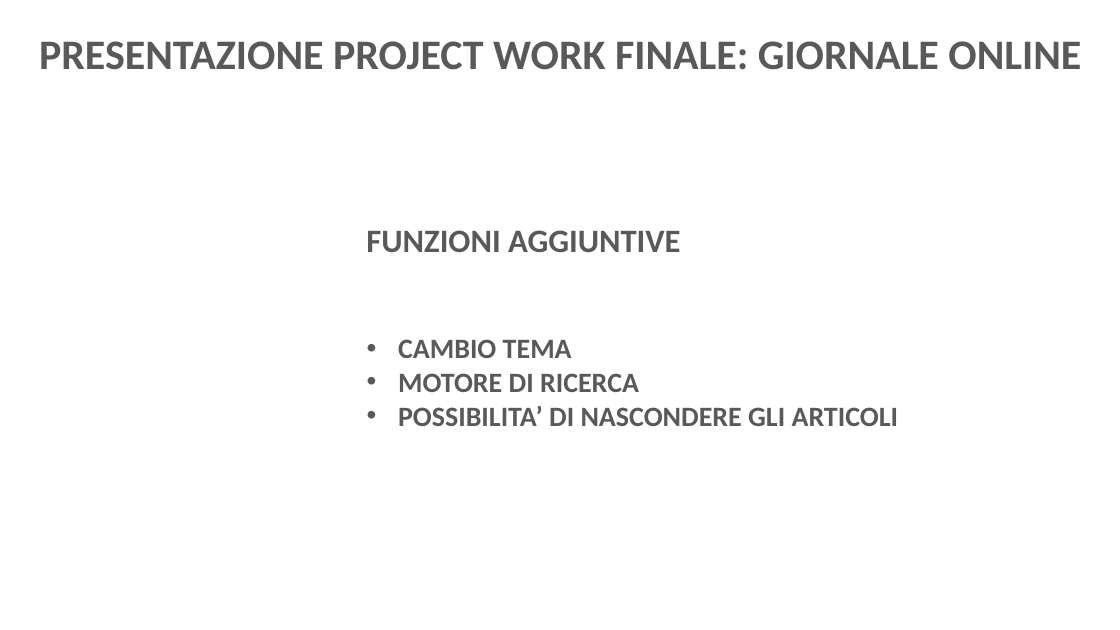
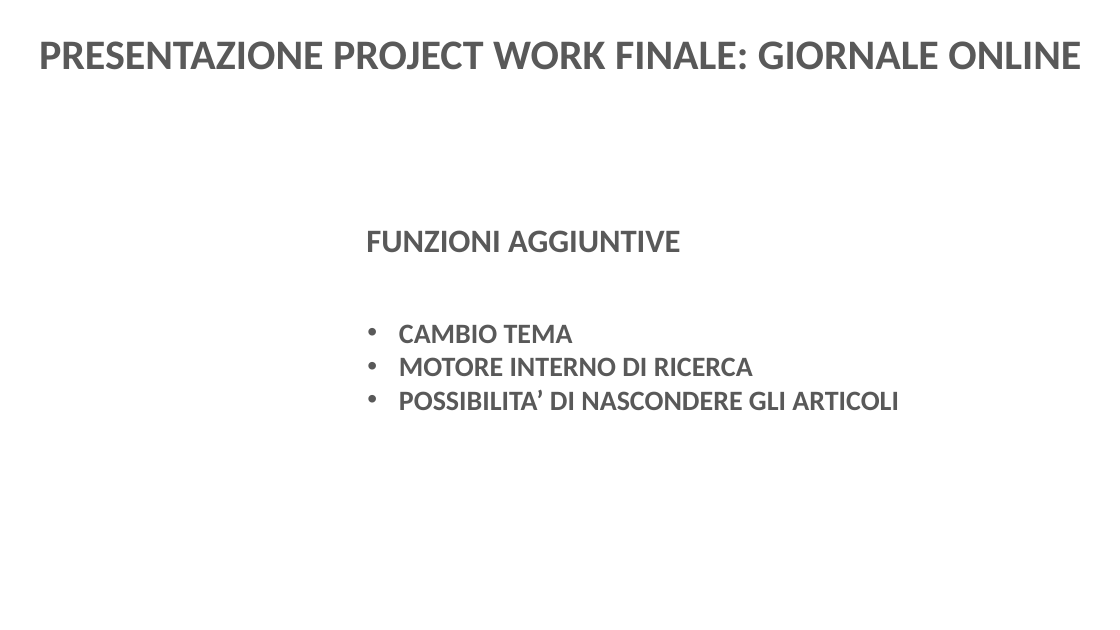
Before and after one commit to nDr3K/GiornaleOnlinePW, a slide deck: slide 13 of Presentazione Project Giornale.pptx (slide 12 before the commit). Drawn at 1120x630 pixels with LibreOffice and Linux fonts; fonts in the diff are those of the drawing; background and template pictures are left out. Boxes give left, top, right and bottom in pixels: in the first picture for what was removed or moved away, otherwise in the second. Text is boxed around its words. In the diff, an @@ line names an element or a change of style, - is before the commit and + after.

```diff
--- a/Presentazione Project Giornale.pptx
+++ b/Presentazione Project Giornale.pptx
@@ text "CAMBIO TEMA": place and size @@
-text "CAMBIO TEMA" at [398, 339, 899, 426]
+text "CAMBIO TEMA" at [399, 324, 899, 410]
@@ text at [399, 357, 753, 376]: text changed @@
-• MOTORE DI RICERCA
+• MOTORE INTERNO DI RICERCA
```
Also in this commit, not shown: 4 other slides changed, 1 slide added, 1 other file.
